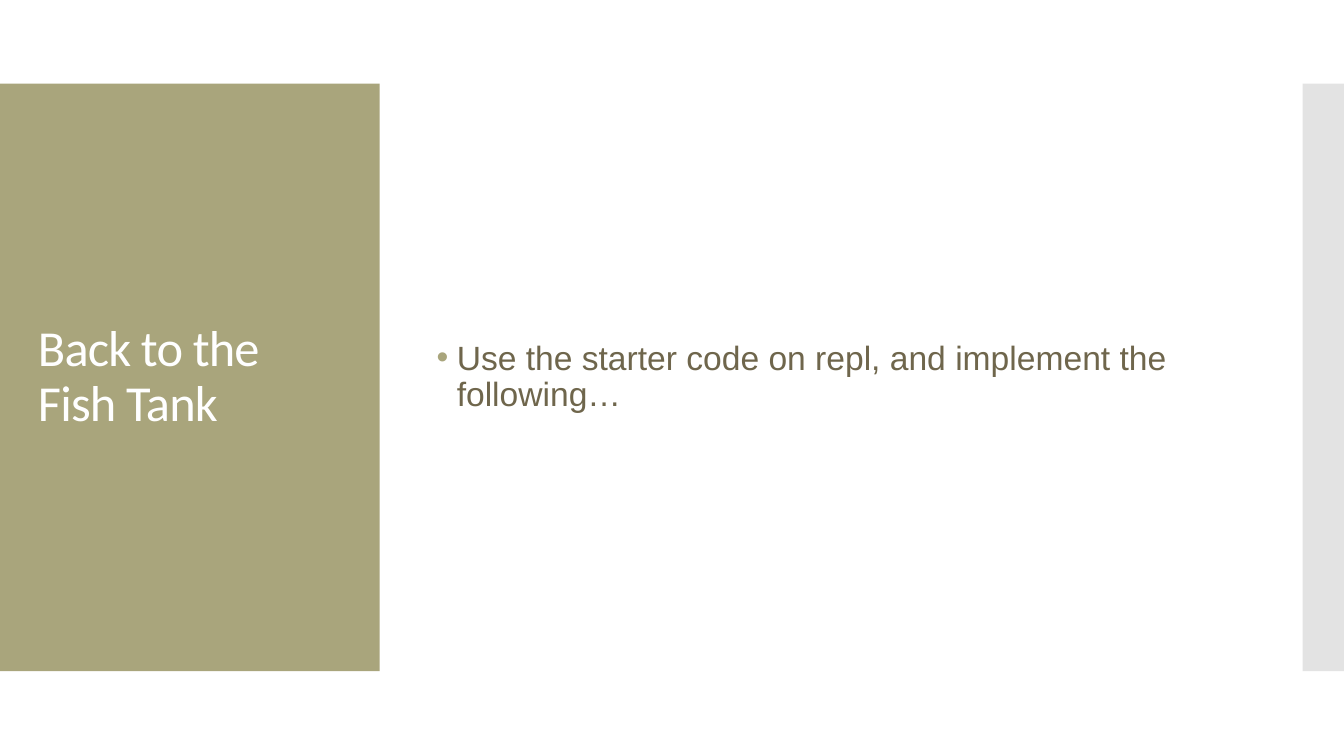
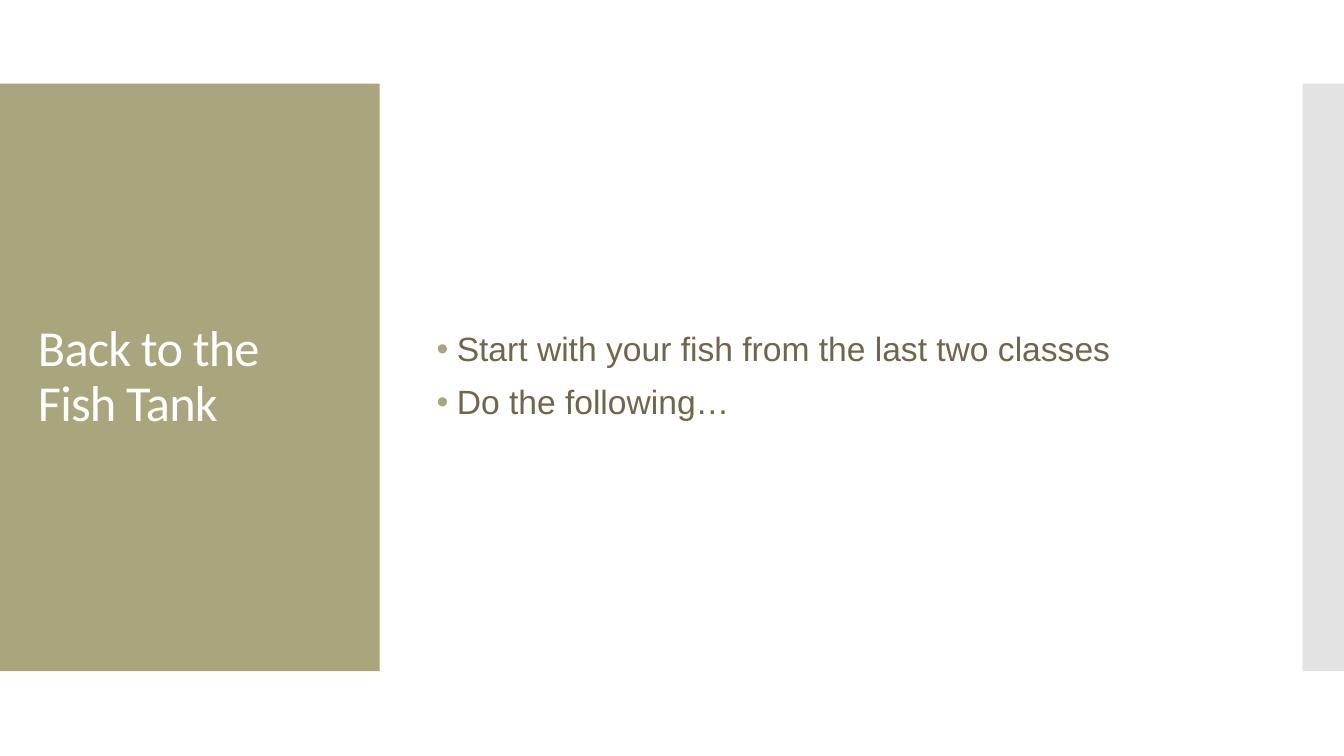
Before and after one commit to amosca01/CAIS117-S24, a slide deck: slide 16 of slides/26-interaction.pptx. Drawn at 1344x756 pixels with LibreOffice and Linux fonts; fonts in the diff are those of the drawing. Boxes give left, top, right and bottom in pixels: in the first picture for what was removed or moved away, otherwise in the second. Text is boxed around its words. In the diff, an @@ line names an element or a change of style, - is before the commit and + after.

Commit message:
class

```diff
--- a/slides/26-interaction.pptx
+++ b/slides/26-interaction.pptx
@@ text at (x1=457, y1=336, x2=1110, y2=421): text changed @@
-• Use the starter code on repl, and implement the following…
+• Start with your fish from the last two classes
+• Do the following…
```
Also in this commit, not shown: 2 other slides changed, 1 slide added, 6 other files.
